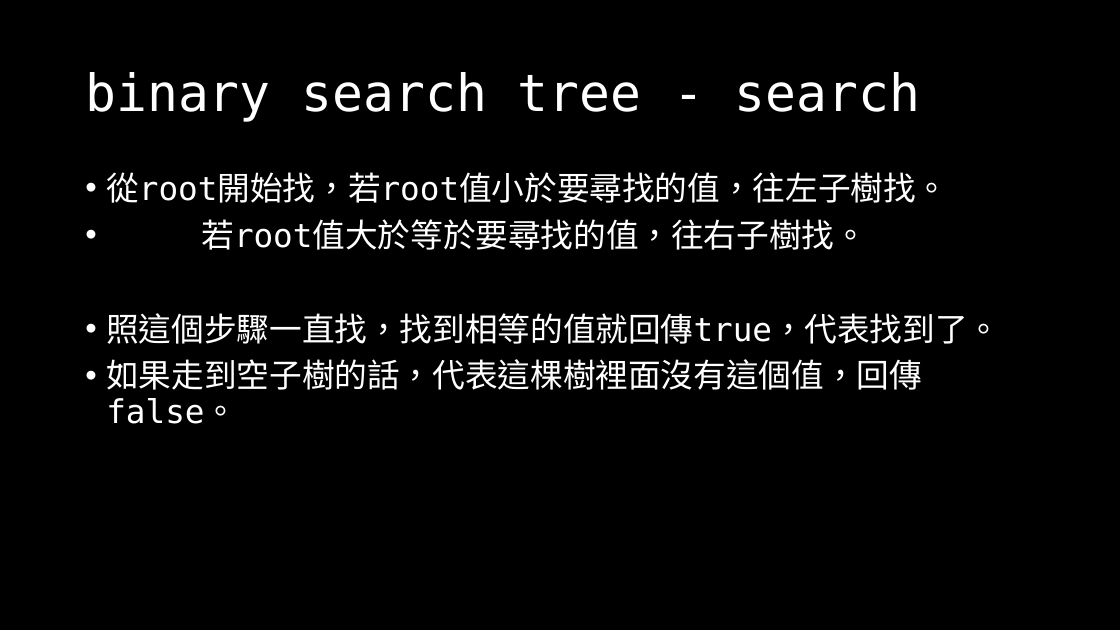
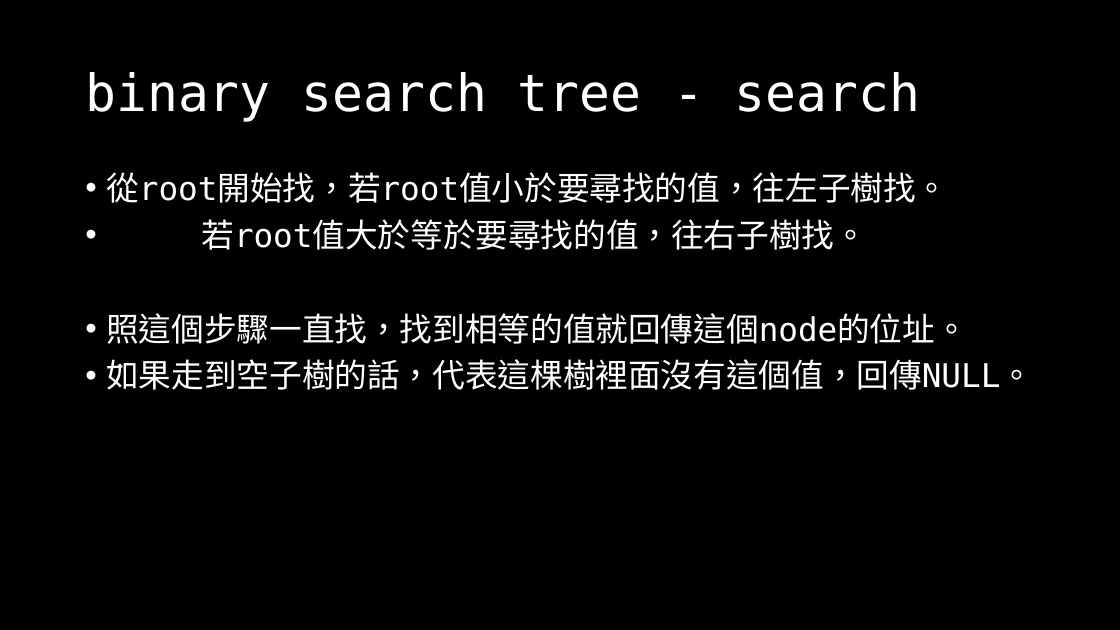
Before and after one commit to OEmiliatanO/those_c_prog_didnt_teach, a slide deck: slide 105 of Ch3/Ch3-data structure.pptx. Drawn at 1120x630 pixels with LibreOffice and Linux fonts; fonts in the diff are those of the drawing. Boxes give left, top, right and bottom in pixels: in the first picture for what was removed or moved away, otherwise in the second. Text is boxed around its words. In the diff, an @@ line names an element or a change of style, - is before the commit and + after.

```diff
--- a/Ch3/Ch3-data structure.pptx
+++ b/Ch3/Ch3-data structure.pptx
@@ text at [106,313,1033,390]: text changed @@
-• 照這個步驟一直找，找到相等的值就回傳true，代表找到了。
-• 如果走到空子樹的話，代表這棵樹裡面沒有這個值，回傳false。
+• 照這個步驟一直找，找到相等的值就回傳這個node的位址。
+• 如果走到空子樹的話，代表這棵樹裡面沒有這個值，回傳NULL。
```
Also in this commit, not shown: 8 other slides changed, 5 other files.
